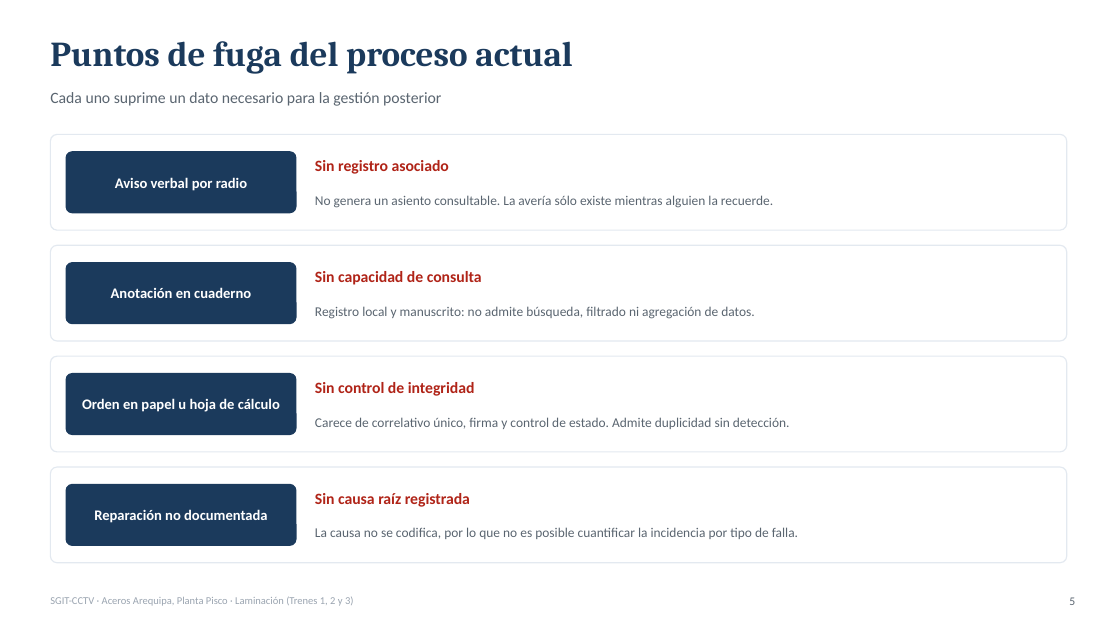
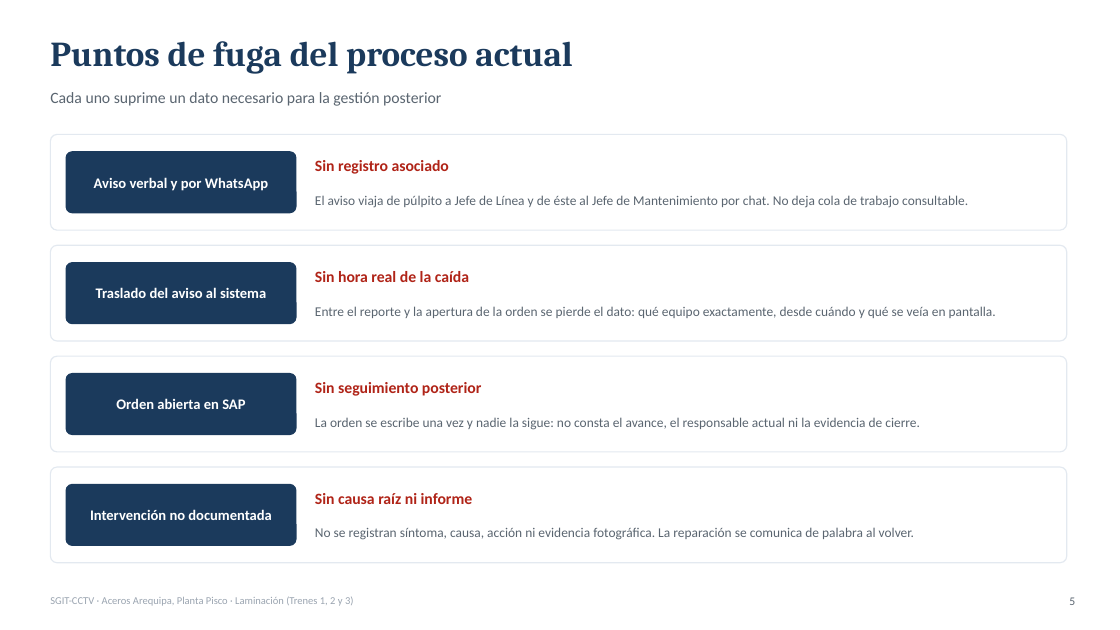
Before and after one commit to steinsGate4466/sgit-cctv, a slide deck: slide 6 of docs/presentaciones/SGIT-CCTV_Proceso_Antes_y_Despues.pptx (slide 5 before the commit). Drawn at 1120x630 pixels with LibreOffice and Linux fonts; fonts in the diff are those of the drawing. Boxes give left, top, right and bottom in pixels: in the first picture for what was removed or moved away, otherwise in the second. Text is boxed around its words. In the diff, an @@ line names an element or a change of style, - is before the commit and + after.

```diff
--- a/docs/presentaciones/SGIT-CCTV_Proceso_Antes_y_Despues.pptx
+++ b/docs/presentaciones/SGIT-CCTV_Proceso_Antes_y_Despues.pptx
@@ text at (94, 177, 268, 191): text changed @@
-Aviso verbal por radio
+Aviso verbal y por WhatsApp
@@ text at (315, 195, 968, 208): text changed @@
-No genera un asiento consultable. La avería sólo existe mientras alguien la recuerde.
+El aviso viaja de púlpito a Jefe de Línea y de éste al Jefe de Mantenimiento por chat. No deja cola de trabajo consultable.
@@ text at (96, 287, 266, 298): text changed @@
-Anotación en cuaderno
+Traslado del aviso al sistema
@@ text at (315, 271, 469, 282): text changed @@
-Sin capacidad de consulta
+Sin hora real de la caída
@@ text at (315, 306, 996, 318): text changed @@
-Registro local y manuscrito: no admite búsqueda, filtrado ni agregación de datos.
+Entre el reporte y la apertura de la orden se pierde el dato: qué equipo exactamente, desde cuándo y qué se veía en pantalla.
@@ text at (315, 382, 481, 396): text changed @@
-Sin control de integridad
+Sin seguimiento posterior
@@ text at (116, 398, 245, 409): text changed @@
-Orden en papel u hoja de cálculo
+Orden abierta en SAP
@@ text at (315, 417, 920, 430): text changed @@
-Carece de correlativo único, firma y control de estado. Admite duplicidad sin detección.
+La orden se escribe una vez y nadie la sigue: no consta el avance, el responsable actual ni la evidencia de cierre.
@@ text at (90, 509, 271, 520): text changed @@
-Reparación no documentada
+Intervención no documentada
@@ text at (315, 493, 473, 504): text changed @@
-Sin causa raíz registrada
+Sin causa raíz ni informe
@@ text at (315, 527, 914, 540): text changed @@
-La causa no se codifica, por lo que no es posible cuantificar la incidencia por tipo de falla.
+No se registran síntoma, causa, acción ni evidencia fotográfica. La reparación se comunica de palabra al volver.
```
Also in this commit, not shown: 4 other slides changed, 2 slides added, 22 other files.
